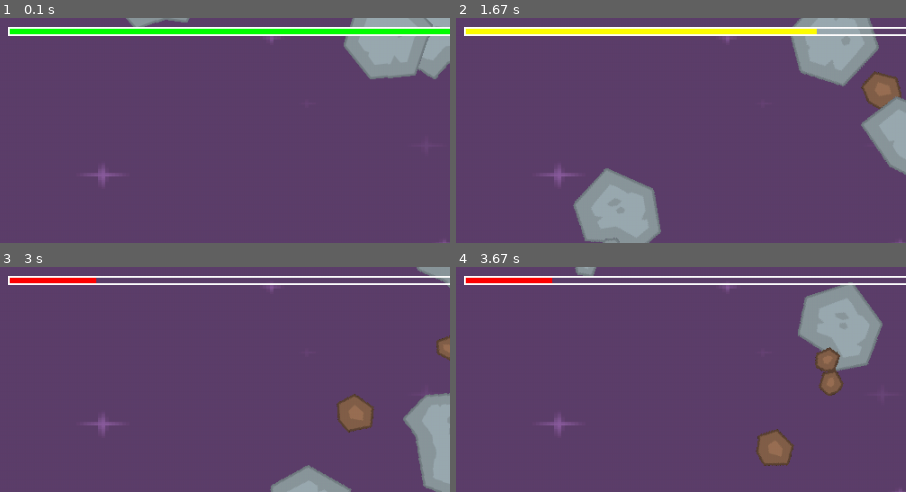
Above: before the commit, frames 1-4 (two rows, left to right).
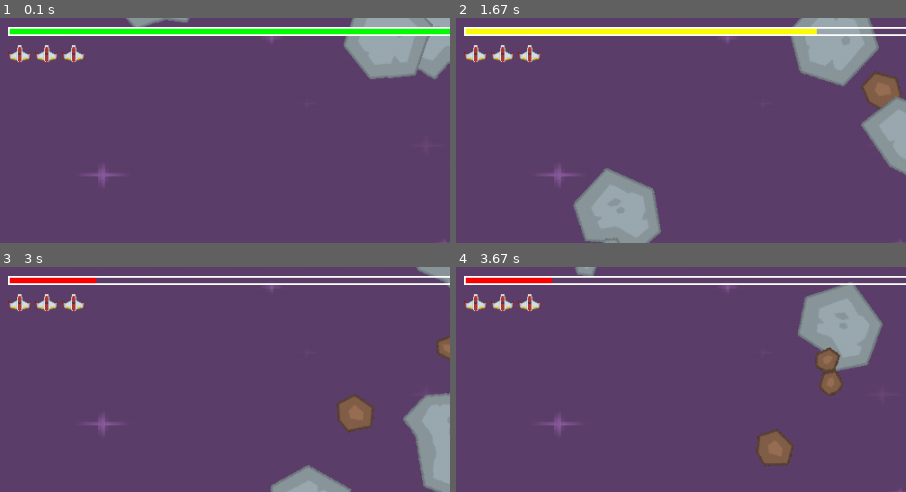
Above: after the commit, the same moments.

Repository: WarwickBoy/py.game
Game: pygame game, started from main.py
Two runs of this game, one before a commit and one after it. Both use one fixed random seed, a clock stepped at 60 frames per second and the inputs below.
Inputs:
- Up to frame 1 (0.1 s): no input
- Up to frame 2 (1.67 s): hold Right 0.33-0.8 s; hold Up 0.83-1.13 s; tap Space at 0.9, 1.23, 1.53 s; hold Right 1.17-1.63 s
- Up to frame 3 (3 s): hold Left 1.67-2.2 s; tap Space at 1.73, 2.03, 2.3, 2.63, 2.93 s; hold Down 2.23-2.53 s; hold Left 2.57-2.97 s
- Up to frame 4 (3.67 s): hold Up 3-3.37 s; tap Space at 3.07, 3.47 s; hold Right from 3.4 s (still down)
The pictures show only the part of the screen within x 0-50%, y 0-50%; the shares and areas given below are measured in that part.

The runs differ from the first frame. In frame 1, 0.6% of the frame differs, in the area x 1-19%, y 12-20%; in frame 2, 0.6%; in frame 3, 0.6%; in frame 4, 0.6%.

Commit message:
lives and possbilites to make it not visabl

Diff:
--- a/main.py
+++ b/main.py
@@ -53,7 +53,15 @@
         self.shield = 100
         self.speedy = 0
         self.lives = 3
-
+        self.hidden = False
+        self.hide_timer = pygame.time.get_ticks()
+
+    def hide(self):
+        # временно скрыть игрока
+        self.hidden = True
+        self.hide_timer = pygame.time.get_ticks()
+        #self.rect.center = (WIDTH / 2, HEIGHT + 200)
+        self.image.set_alpha(9)
     def update(self):
         self.speedx = 0
         self.speedy = 0
@@ -76,6 +84,10 @@
             self.rect.top = 0
         if self.rect.bottom > HEIGHT:
             self.rect.bottom = HEIGHT
+        if self.hidden and pygame.time.get_ticks() - self.hide_timer > 1000:
+            self.hidden = False
+
+            self.image.set_alpha(255)
     def shoot(self):
         bullet = Bullet(self.rect.centerx, self.rect.top)
         all_sprites.add(bullet)
@@ -137,6 +149,12 @@
     m = Mob()
     all_sprites.add(m)
     mobs.add(m)
+def draw_lives(surf, x, y, lives, img):
+    for i in range(lives):
+        img_rect = img.get_rect()
+        img_rect.x = x + 30 * i
+        img_rect.y = y
+        surf.blit(img, img_rect)
 def draw_shield_bar(surf, x, y, pct):
     if pct < 0:
         pct = 0
@@ -170,6 +188,7 @@
     if hits:
         player.shield -= 30
     if player.shield <= 0:
+        player.hide()
         player.shield = 100
         player.lives -= 1
     if player.lives <= 0:
@@ -186,5 +205,6 @@
     screen.blit(background, background_rect)
     all_sprites.draw(screen)
     draw_shield_bar(screen,10,10,player.shield)
+    draw_lives(screen,10,30,player.lives,player_mini_img)
     pygame.display.flip()
 pygame.quit()
